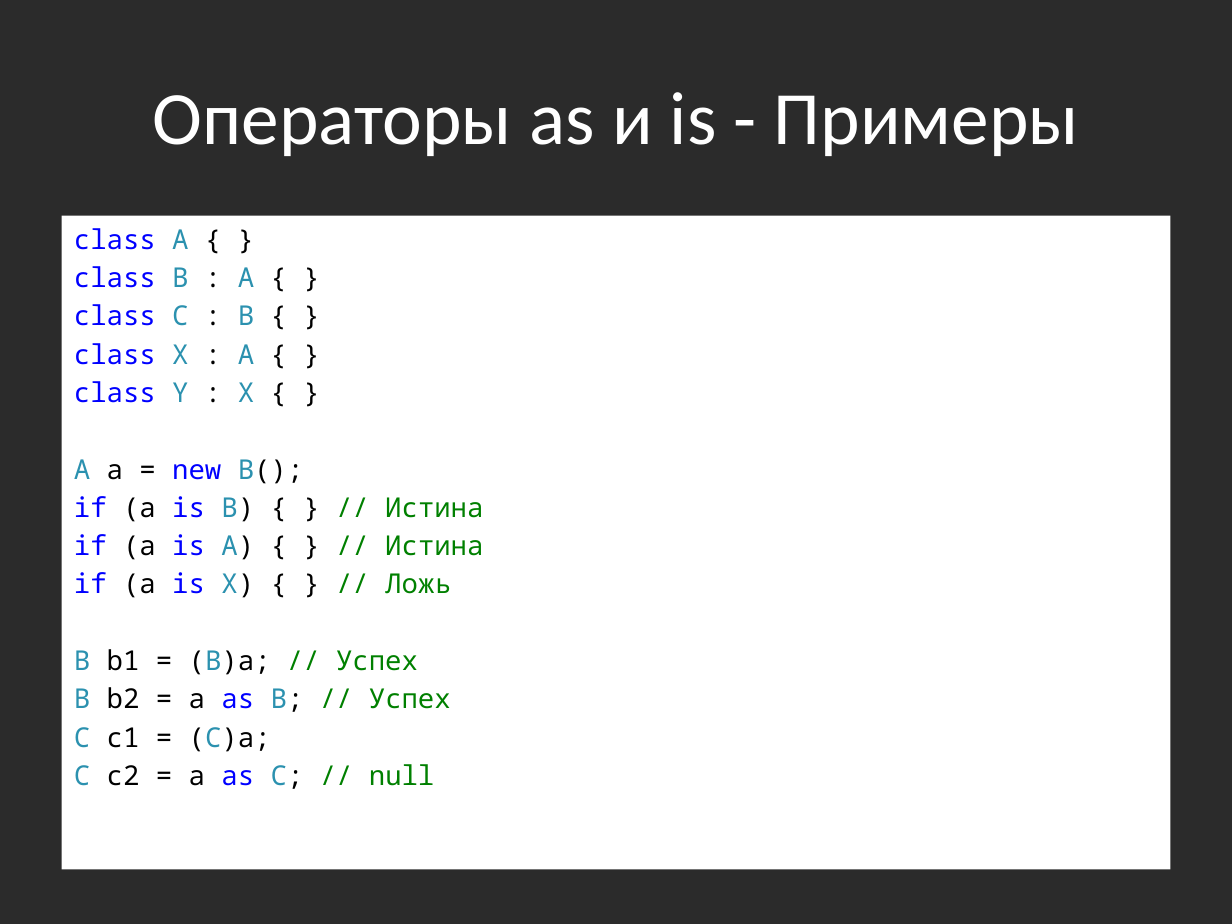
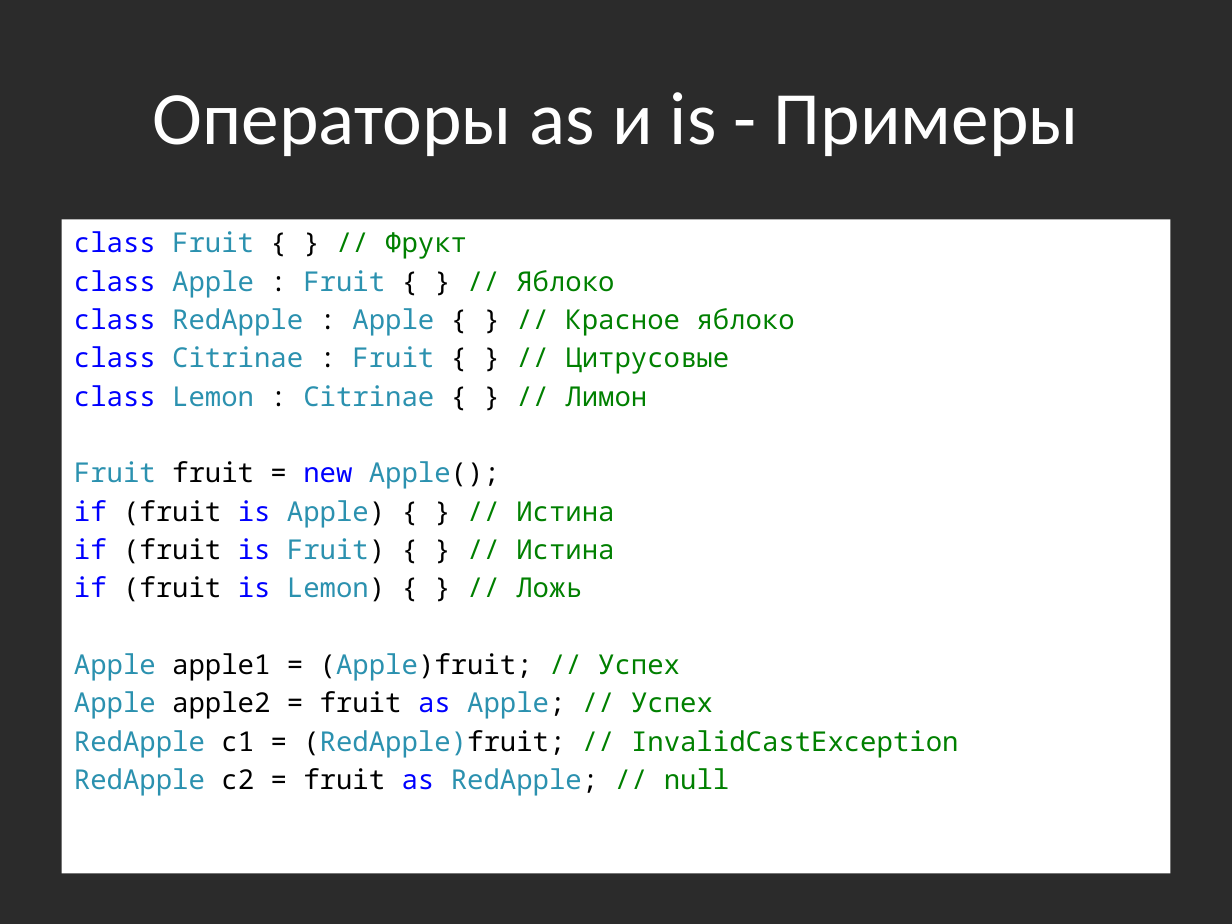
Before and after one commit to bazile/Training, a slide deck: slide 57 of Presentation/lesson-02-oop.pptx (slide 55 before the commit). Drawn at 1232x924 pixels with LibreOffice and Linux fonts; fonts in the diff are those of the drawing; background and template pictures are left out; a plain dark background stands for a picture behind light text. Boxes give left, top, right and bottom in pixels: in the first picture for what was removed or moved away, otherwise in the second. Text is boxed around its words. In the diff, an @@ line names an element or a change of style, - is before the commit and + after.

```diff
--- a/Presentation/lesson-02-oop.pptx
+++ b/Presentation/lesson-02-oop.pptx
@@ text at (74,231,959,796): text changed; text colour #000000 to #2B91AF @@
-class A { }
-class B : A { }
-class C : B { }
-class X : A { }
-class Y : X { }
-A a = new B();
-if (a is B) { } // Истина
-if (a is A) { } // Истина
-if (a is X) { } // Ложь
-B b1 = (B)a; // Успех
-B b2 = a as B; // Успех
-C с1 = (C)a;
-C с2 = a as C; // null
+class Fruit { } // Фрукт
+class Apple : Fruit { } // Яблоко
+class RedApple : Apple { } // Красное яблоко
+class Citrinae : Fruit { } // Цитрусовые
+class Lemon : Citrinae { } // Лимон
+Fruit fruit = new Apple();
+if (fruit is Apple) { } // Истина
+if (fruit is Fruit) { } // Истина
+if (fruit is Lemon) { } // Ложь
+Apple apple1 = (Apple)fruit; // Успех
+Apple apple2 = fruit as Apple; // Успех
+RedApple с1 = (RedApple)fruit; // InvalidCastException
+RedApple с2 = fruit as RedApple; // null
```
Also in this commit, not shown: 2 slides added, 23 other files.
